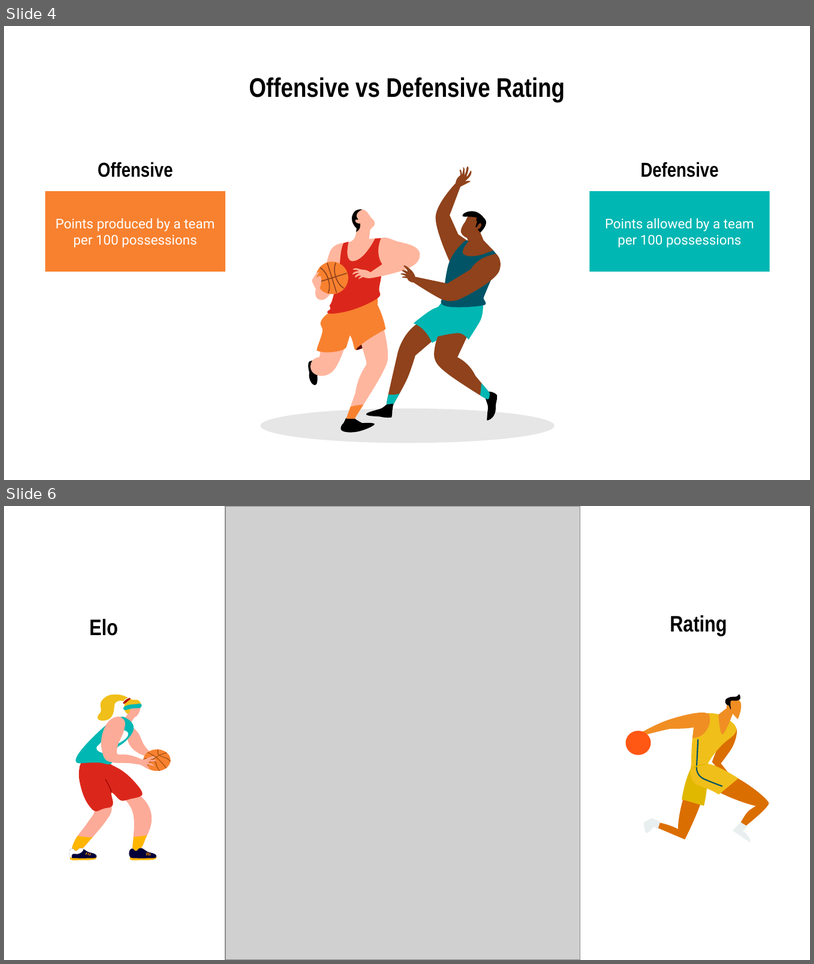
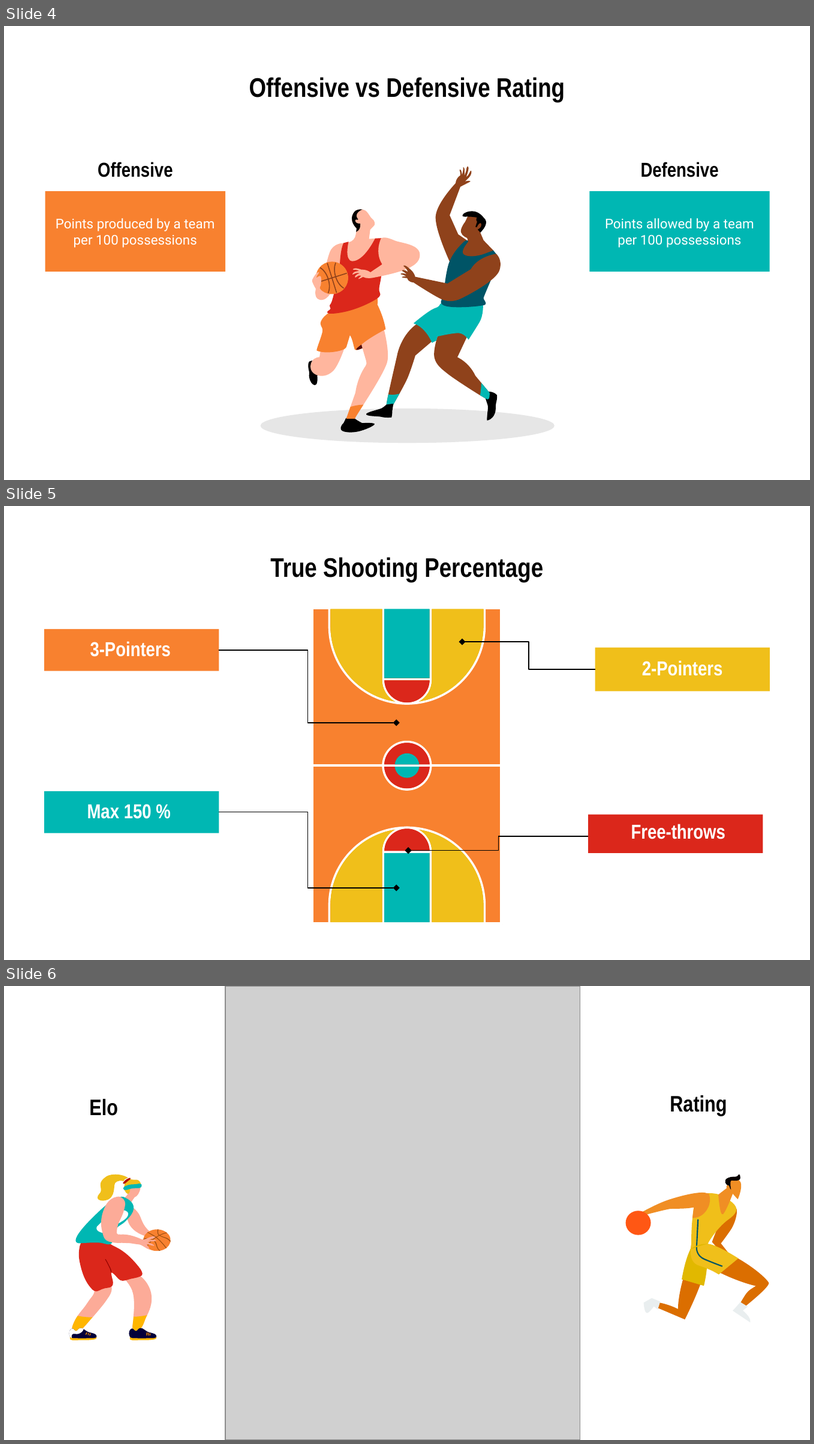
Before and after one commit to alvaromendizabal/NBA_Prediction_Model, a slide deck: NBA_Game_Prediction.pptx. Shown one above the other, each under a label of ours: slides 4 and 6 before the commit, slides 4, 5 and 6 after it; the slides between them are not shown. The pictures are 814x964 and 814x1444 pixels, drawn with LibreOffice and Linux fonts; fonts in the diff are those of the drawing; grey boxes stand for pictures. Boxes give left, top, right and bottom in pixels: in the first picture for what was removed or moved away, otherwise in the second. Text is boxed around its words. In the diff, an @@ line names an element or a change of style, - is before the commit and + after.

```diff
--- a/NBA_Game_Prediction.pptx
+++ b/NBA_Game_Prediction.pptx
@@ slide 5 added at box(4, 506, 810, 960), background #FFFFFF @@
@@ title added at box(270, 557, 543, 582), 24 pt, text #000000, bold @@
+True Shooting Percentage
@@ rounded rectangle added at box(44, 630, 219, 672), fill #F8812F @@
@@ text added at box(90, 641, 171, 657), 18 pt, text #FFFFFF, bold @@
+3-Pointers
@@ elbow arrow added from (595, 669) to (462, 642), #000000 0.75 pt @@
@@ rounded rectangle added at box(595, 647, 770, 691), fill #F0BF1A @@
@@ elbow arrow added from (219, 651) to (397, 723), #000000 0.75 pt @@
@@ text added at box(642, 660, 723, 676), 18 pt, text #FFFFFF, bold @@
+2-Pointers
@@ group added at box(311, 607, 503, 925): 16 freeform shapes @@
@@ rounded rectangle added at box(44, 790, 219, 832), fill #00B7B3 @@
@@ text added at box(87, 804, 152, 819), 18 pt, text #FFFFFF, bold @@
+Max 150 %
@@ elbow arrow added from (219, 811) to (397, 888), #000000 0.75 pt @@
@@ rounded rectangle added at box(588, 814, 764, 853), fill #DB271B @@
@@ text added at box(632, 823, 726, 839), 18 pt, text #FFFFFF, bold @@
+Free-throws
@@ elbow arrow added from (588, 836) to (409, 850), #000000 0.75 pt @@
```
Also in this commit, not shown: 6 slides changed, 1 slide removed, 5 other files.
